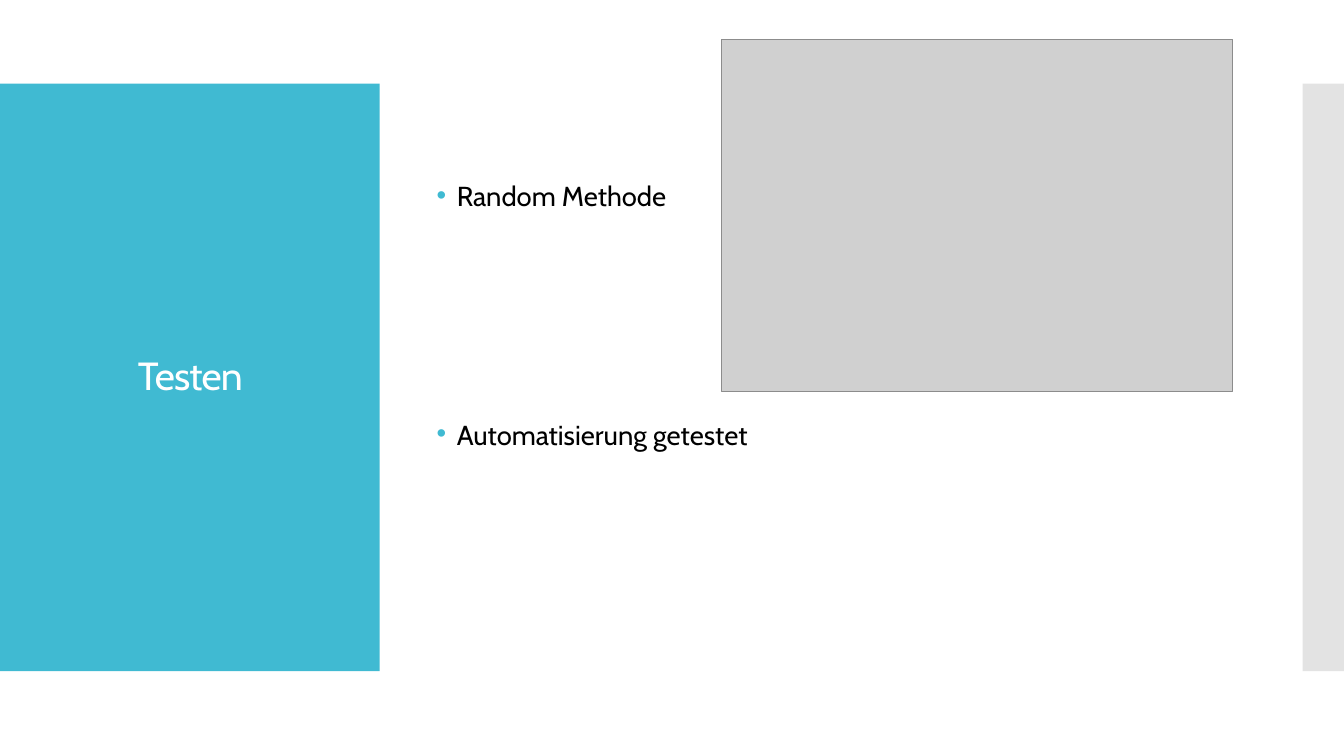
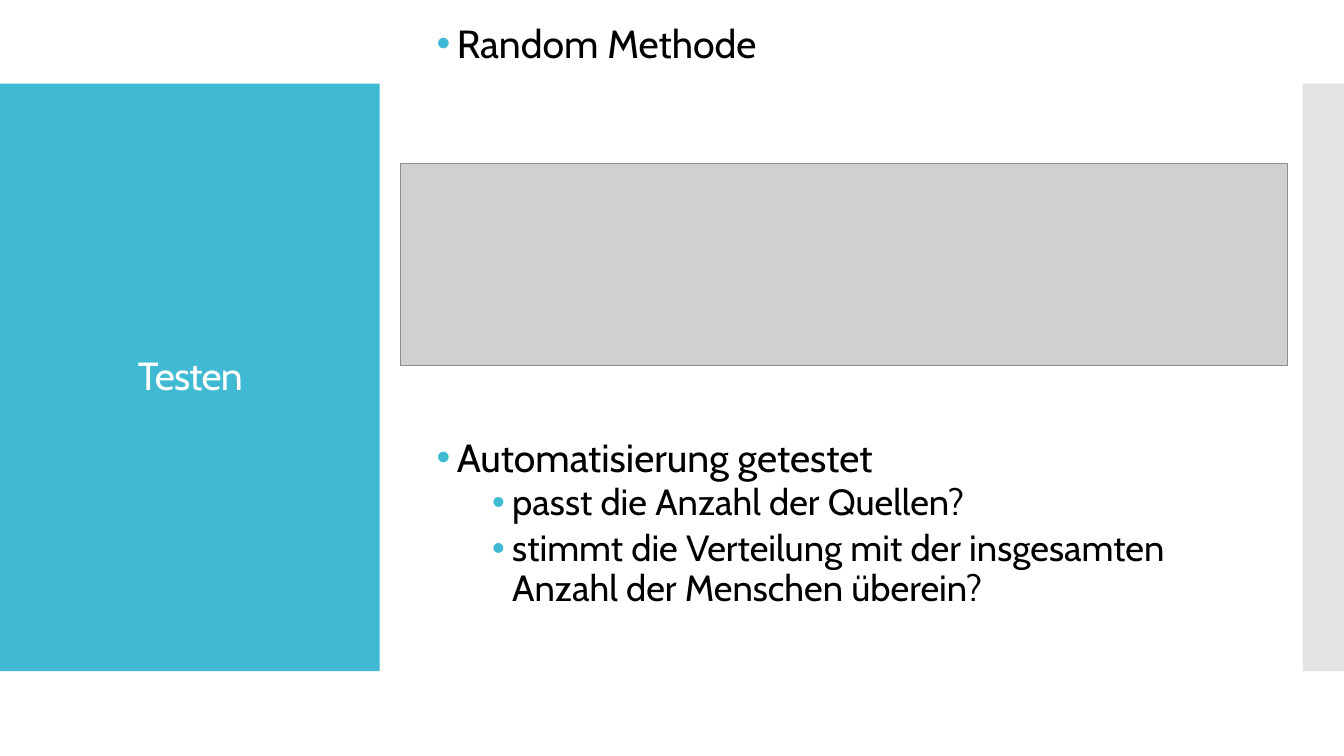
Before and after one commit to Datagroup-ModSim/ModSim17-data-generation-filters, a slide deck: slide 16 of presentations/Sprint 2/Rebecca_Do_Julian_Lisa+Anita.pptx (slide 15 before the commit). Drawn at 1344x756 pixels with LibreOffice and Linux fonts; fonts in the diff are those of the drawing; grey boxes stand for pictures. Boxes give left, top, right and bottom in pixels: in the first picture for what was removed or moved away, otherwise in the second. Text is boxed around its words. In the diff, an @@ line names an element or a change of style, - is before the commit and + after.

```diff
--- a/presentations/Sprint 2/Rebecca_Do_Julian_Lisa+Anita.pptx
+++ b/presentations/Sprint 2/Rebecca_Do_Julian_Lisa+Anita.pptx
@@ text "Random Methode" at (457,28,1164,602): vertical alignment middle to top @@
@@ text at (457,28,873,481): size 19.6 to 28 pt in "Random Methode", "Automatisierung getestet"; line spacing 0.7 to 0.9 @@
@@ picture removed at (722,39,1233,392) @@
@@ picture added at (400,163,1288,366) @@
@@ text at (512,487,1164,602): paragraphs added @@
+  • passt die Anzahl der Quellen?
+  • stimmt die Verteilung mit der insgesamten Anzahl der Menschen überein?
```
Also in this commit, not shown: 2 other slides changed, 3 slides added, 2 slides removed, 2 other files.
